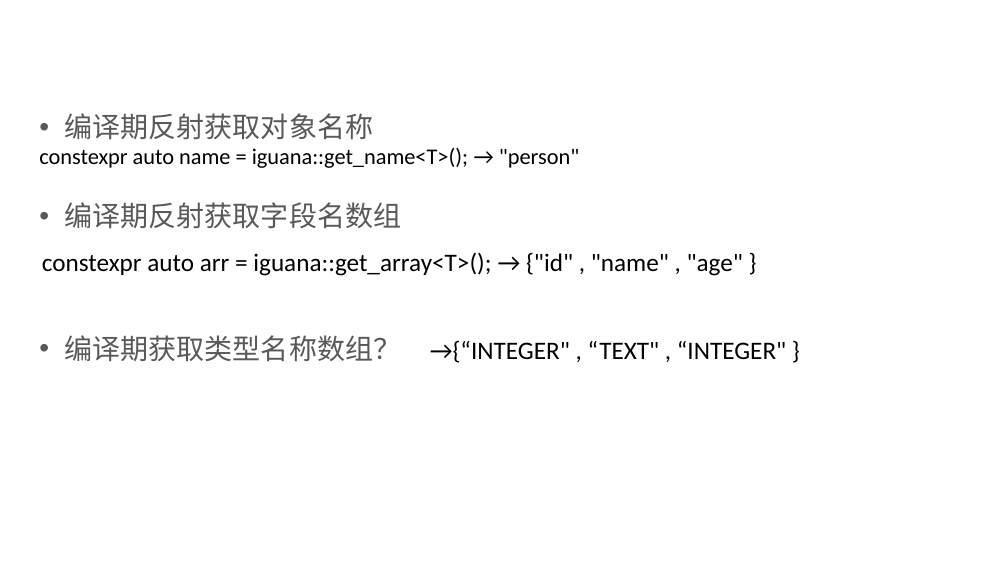
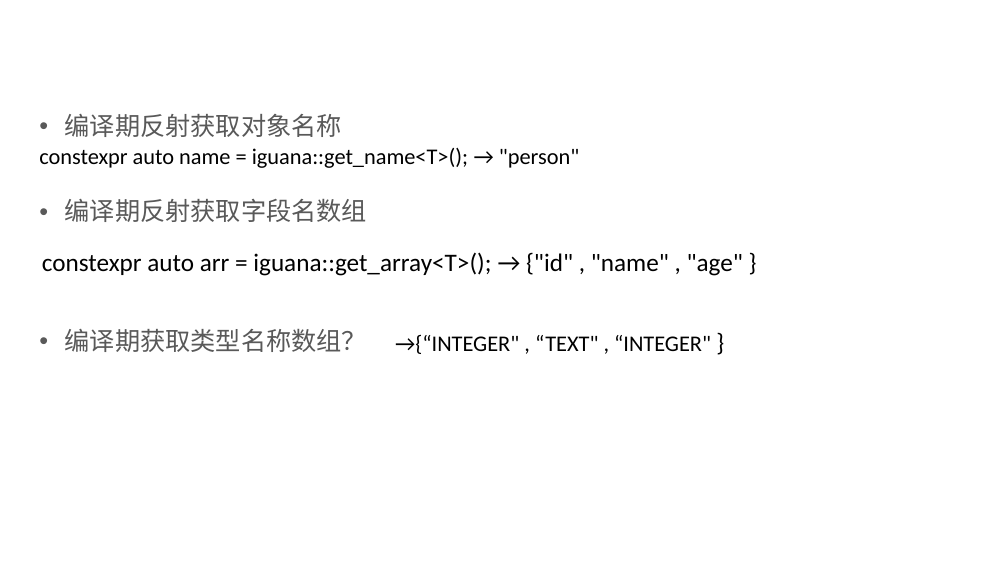
Before and after one commit to qicosmos/cppcon2017, a slide deck: slide 30 of CPP-Summit.pptx. Drawn at 1008x567 pixels with LibreOffice and Linux fonts; fonts in the diff are those of the drawing; background and template pictures are left out. Boxes give left, top, right and bottom in pixels: in the first picture for what was removed or moved away, otherwise in the second. Text is boxed around its words. In the diff, an @@ line names an element or a change of style, - is before the commit and + after.

```diff
--- a/CPP-Summit.pptx
+++ b/CPP-Summit.pptx
@@ text "编译期反射获取对象名称" at (65, 114, 367, 352): size 20 to 18 pt @@
@@ text "→{“INTEGER" , “TEXT" , “INTEGER" ...": place and size @@
-text "→{“INTEGER" , “TEXT" , “INTEGER" ..." at (430, 340, 786, 363)
+text "→{“INTEGER" , “TEXT" , “INTEGER" ..." at (395, 334, 711, 354)
@@ text "→{“INTEGER" , “TEXT" , “INTEGER" ..." at (395, 334, 711, 354): size 18 to 16 pt @@
```
Also in this commit, not shown: 33 other slides changed.
